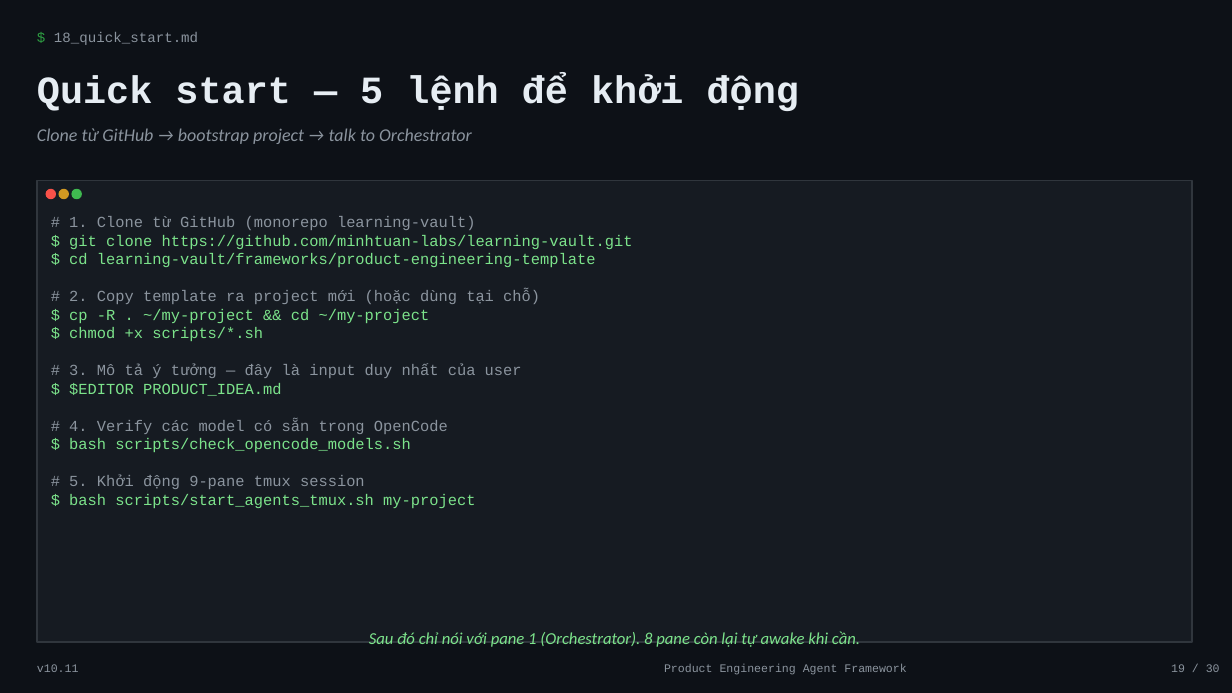
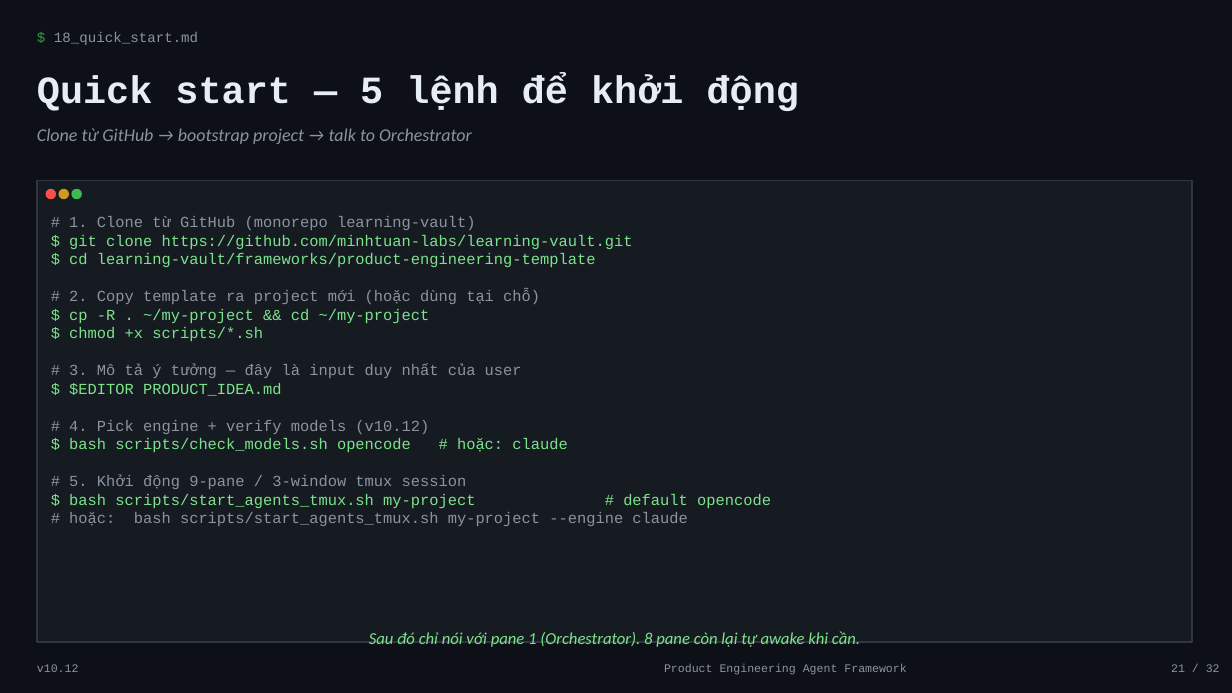
Before and after one commit to minhtuan-labs/learning-vault, a slide deck: slide 21 of frameworks/product-engineering-template/Framework_Introduction.pptx (slide 19 before the commit). Drawn at 1232x693 pixels with LibreOffice and Linux fonts; fonts in the diff are those of the drawing. Boxes give left, top, right and bottom in pixels: in the first picture for what was removed or moved away, otherwise in the second. Text is boxed around its words. In the diff, an @@ line names an element or a change of style, - is before the commit and + after.

Commit message:
Update product-engineering-template to v10.12

```diff
--- a/frameworks/product-engineering-template/Framework_Introduction.pptx
+++ b/frameworks/product-engineering-template/Framework_Introduction.pptx
@@ text at [69,420,771,526]: text changed; text colour #7CE38B to #8B949E @@
-# 4. Verify các model có sẵn trong OpenCode
-$ bash scripts/check_opencode_models.sh
-# 5. Khởi động 9-pane tmux session
-$ bash scripts/start_agents_tmux.sh my-project
+# 4. Pick engine + verify models (v10.12)
+$ bash scripts/check_models.sh opencode # hoặc: claude
+# 5. Khởi động 9-pane / 3-window tmux session
+$ bash scripts/start_agents_tmux.sh my-project # default opencode
+# hoặc: bash scripts/start_agents_tmux.sh my-project --engine claude
@@ text at [37,664,79,672]: text changed @@
-v10.11
+v10.12
@@ text at [1171,664,1220,672]: text changed @@
-19 / 30
+21 / 32
```
Also in this commit, not shown: 29 other slides changed, 2 slides added, 27 other files.
